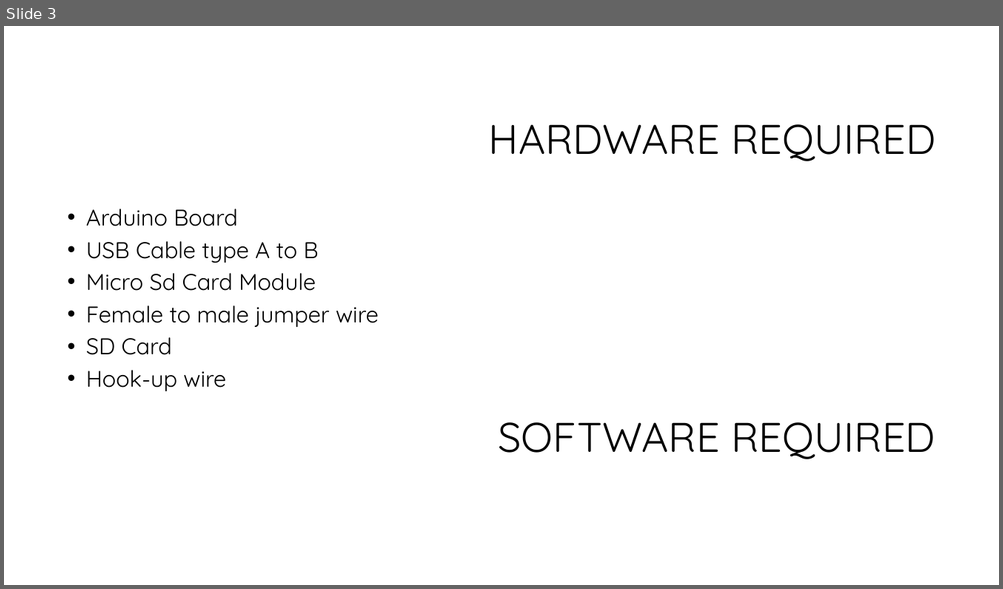
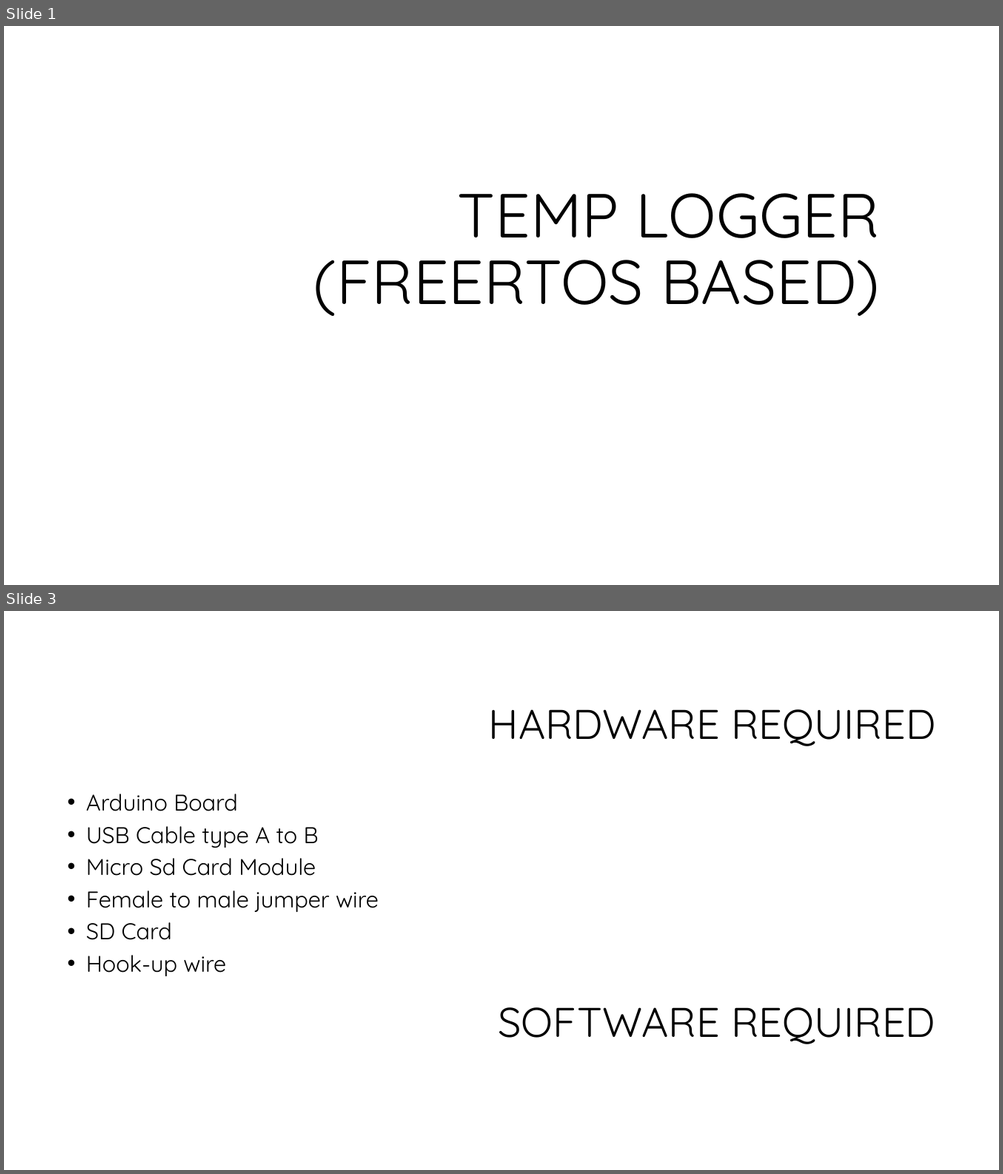
Before and after one commit to softwaresunleashed/arduino, a slide deck: custom_projects/01_MicroSdCardInterfacing/01_MicroSdCardInterfacing.pptx. Shown one above the other, each under a label of ours: slide 3 before the commit, slides 1 and 3 after it; the slides between them are not shown. The pictures are 1003x589 and 1003x1174 pixels, drawn with LibreOffice and Linux fonts; fonts in the diff are those of the drawing; background and template pictures are left out. Boxes give left, top, right and bottom in pixels: in the first picture for what was removed or moved away, otherwise in the second. Text is boxed around its words. In the diff, an @@ line names an element or a change of style, - is before the commit and + after.

```diff
--- a/custom_projects/01_MicroSdCardInterfacing/01_MicroSdCardInterfacing.pptx
+++ b/custom_projects/01_MicroSdCardInterfacing/01_MicroSdCardInterfacing.pptx
@@ slide 1 added at (4,26,999,585), background #FFFFFF @@
@@ title added at (313,193,879,316), 60 pt, text #000000 @@
+TEMP LOGGER (FREERTOS BASED)
```
Also in this commit, not shown: 1 other slide added, 2 slides removed, 2 other files.
